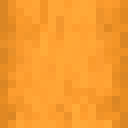
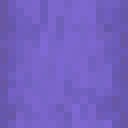
Layered file, before and after one edit (128px x 128px). Changes by layer:
added layer "Poisonous-Kopie" above "Honey" over [0, 0, 128, 128]
